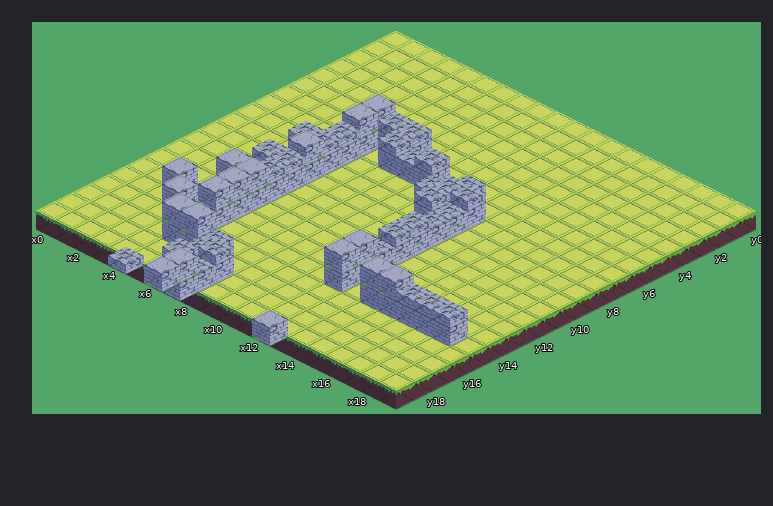
Two states of a Tiled map, maps/map1.tmx. That is the earlier state.
Cells are 64x32 px. Isometric: x runs down to the right, y down to the left. Shown: x 0..19, y 0..19.
New version:
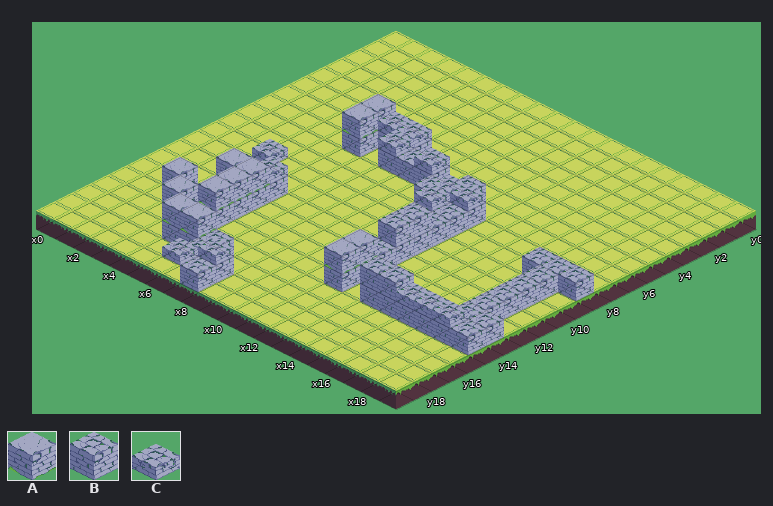
Key: from "Tileset": A 1, B 11, C 31.
_ is an empty cell.
The exact change:
Layer "Слой тайлов 2":
The edit adds tile B in row 8 at x 16 to 18; in rows 9 to 12 at x 17; in row 13 at x 17 to 18; in row 14 at x 18.
Tile B is removed in rows 7 to 10 at x 4; in row 19 at x 7.
Layer "Слой тайлов 3":
Tile A gives way to tile B in row 13 at x 12 to 13.
Tile C gives way to tile B in rows 9 to 10 at x 10.
Tile A is removed in row 8 at x 3; in row 18 at x 6; in row 19 at x 6 and 12.
Tile C is removed in row 6 at x 3; in row 7 at x 2 to 3; in row 9 at x 3; in row 19 at x 4.
